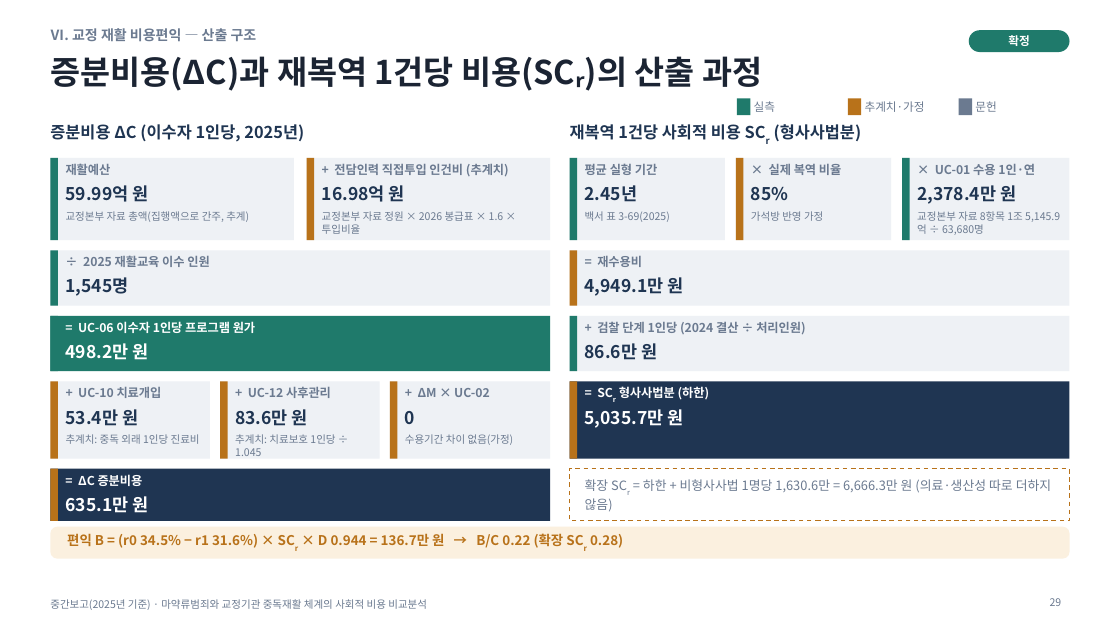
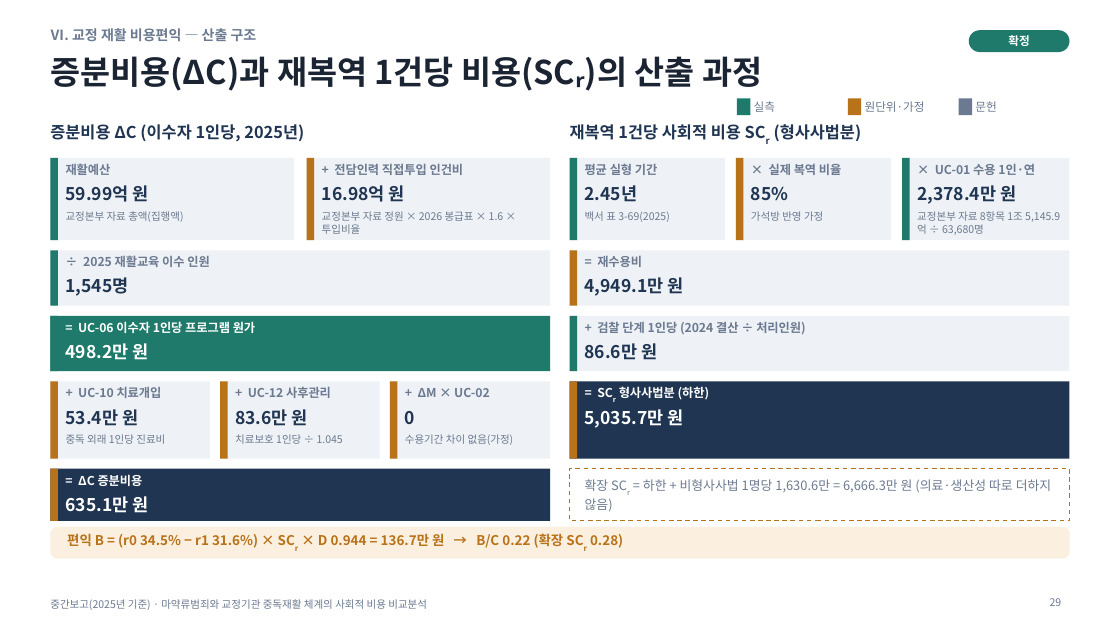
Before and after one commit to adminmrobo/drug-crime-social-cost, a slide deck: slide 29 of deliverables/2026-11-16_보고용/중간보고_마약류사회적비용_2025기준_보고용.pptx. Drawn at 1120x630 pixels with LibreOffice and Linux fonts; fonts in the diff are those of the drawing. Boxes give left, top, right and bottom in pixels: in the first picture for what was removed or moved away, otherwise in the second. Text is boxed around its words. In the diff, an @@ line names an element or a change of style, - is before the commit and + after.

Commit message:
보고용: 추계치·미확정 표현 삭제(엑셀 제외)

```diff
--- a/deliverables/2026-11-16_보고용/중간보고_마약류사회적비용_2025기준_보고용.pptx
+++ b/deliverables/2026-11-16_보고용/중간보고_마약류사회적비용_2025기준_보고용.pptx
@@ text at box(865, 101, 925, 112): text changed @@
-추계치·가정
+원단위·가정
@@ text at box(334, 164, 464, 175): text changed @@
-+ 전담인력 직접투입 인건비 (추계치)
++ 전담인력 직접투입 인건비
@@ text at box(66, 211, 183, 222): text changed @@
-교정본부 자료 총액(집행액으로 간주, 추계)
+교정본부 자료 총액(집행액)
@@ text at box(66, 434, 165, 444): text changed @@
-추계치: 중독 외래 1인당 진료비
+중독 외래 1인당 진료비
@@ text at box(235, 434, 343, 444): text changed @@
-추계치: 치료보호 1인당 ÷ 1.045
+치료보호 1인당 ÷ 1.045
```
Also in this commit, not shown: 14 other slides changed, 7 other files.
